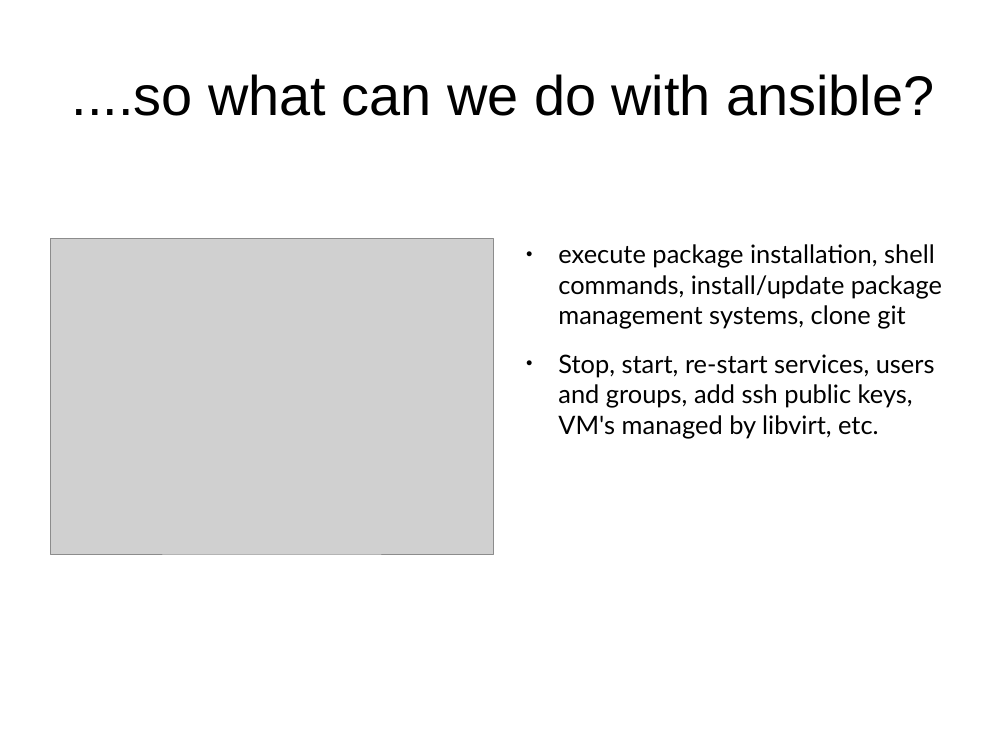
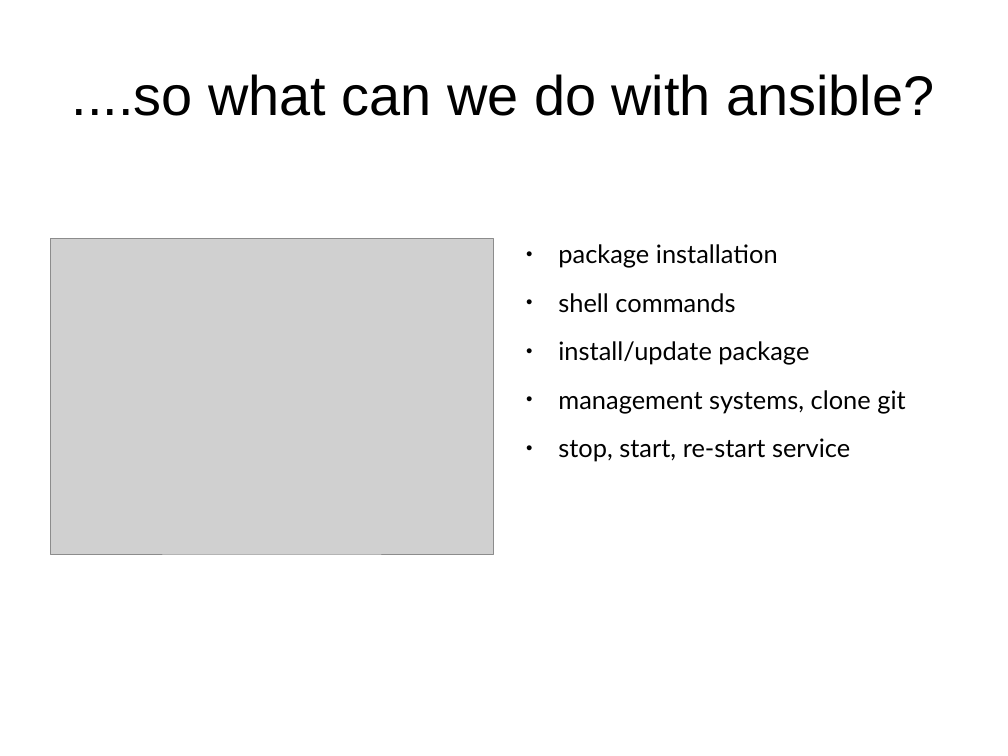
Before and after one commit to hellodk/ansible-meetup-bangalore, a slide deck: slide 4 of Contributing _to_Ansible.odp. Drawn at 1008x756 pixels with LibreOffice and Linux fonts; fonts in the diff are those of the drawing; grey boxes stand for pictures. Boxes give left, top, right and bottom in pixels: in the first picture for what was removed or moved away, otherwise in the second. Text is boxed around its words. In the diff, an @@ line names an element or a change of style, - is before the commit and + after.

```diff
--- a/Contributing _to_Ansible.odp
+++ b/Contributing _to_Ansible.odp
@@ text at (558, 244, 905, 462): text changed @@
-● execute package installation, shell commands, install/update package management systems, clone git
-● Stop, start, re-start services, users and groups, add ssh public keys, VM's managed by libvirt, etc.
+● package installation
+● shell commands
+● install/update package
+● management systems, clone git
+● stop, start, re-start service
```
Also in this commit, not shown: 4 other slides changed, 2 slides added, 1 other file.
